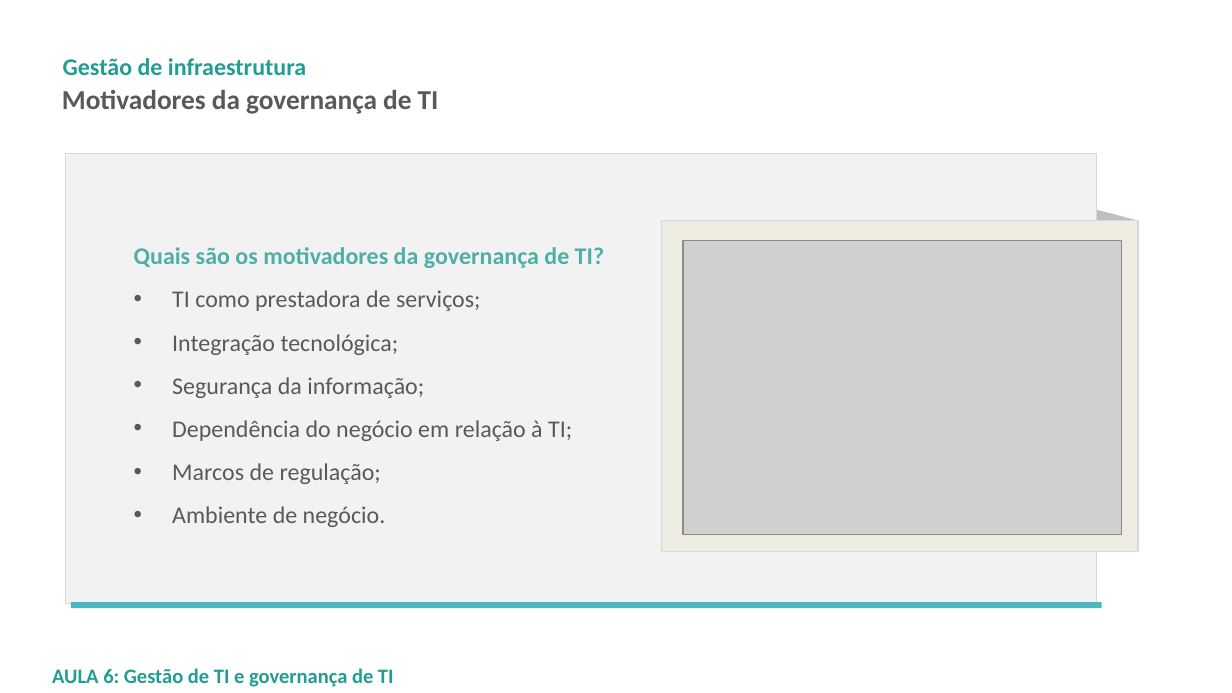
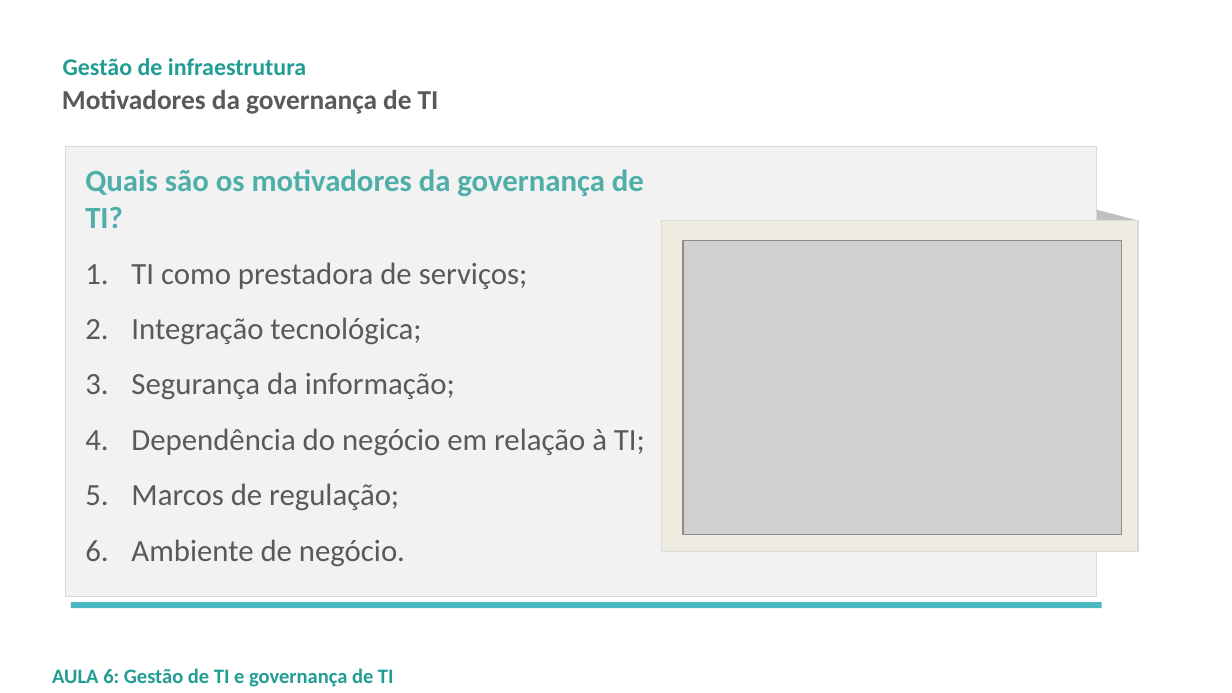
Before and after one commit to LeoCaronezi/CURSOS, a slide deck: slide 5 of GESTAO DE INFRAESTRUTURA - CCT0347/SLIDES/GI_ALB_20019_1_Aula06.pptx. Drawn at 1232x693 pixels with LibreOffice and Linux fonts; fonts in the diff are those of the drawing; grey boxes stand for pictures; background and template pictures are left out. Boxes give left, top, right and bottom in pixels: in the first picture for what was removed or moved away, otherwise in the second. Text is boxed around its words. In the diff, an @@ line names an element or a change of style, - is before the commit and + after.

```diff
--- a/GESTAO DE INFRAESTRUTURA - CCT0347/SLIDES/GI_ALB_20019_1_Aula06.pptx
+++ b/GESTAO DE INFRAESTRUTURA - CCT0347/SLIDES/GI_ALB_20019_1_Aula06.pptx
@@ rectangle: place and size @@
-rectangle at bbox=[65, 153, 1096, 604]
+rectangle at bbox=[65, 145, 1096, 596]
@@ text "Quais são os motivadores da ...": place and size @@
-text "Quais são os motivadores da ..." at bbox=[134, 247, 604, 527]
+text "Quais são os motivadores da ..." at bbox=[85, 169, 645, 567]
@@ text "Quais são os motivadores da ..." at bbox=[85, 169, 645, 567]: size 14 to 18 pt; bullet • to 1. @@
```
Also in this commit, not shown: 10 other slides changed, 2 other files.
